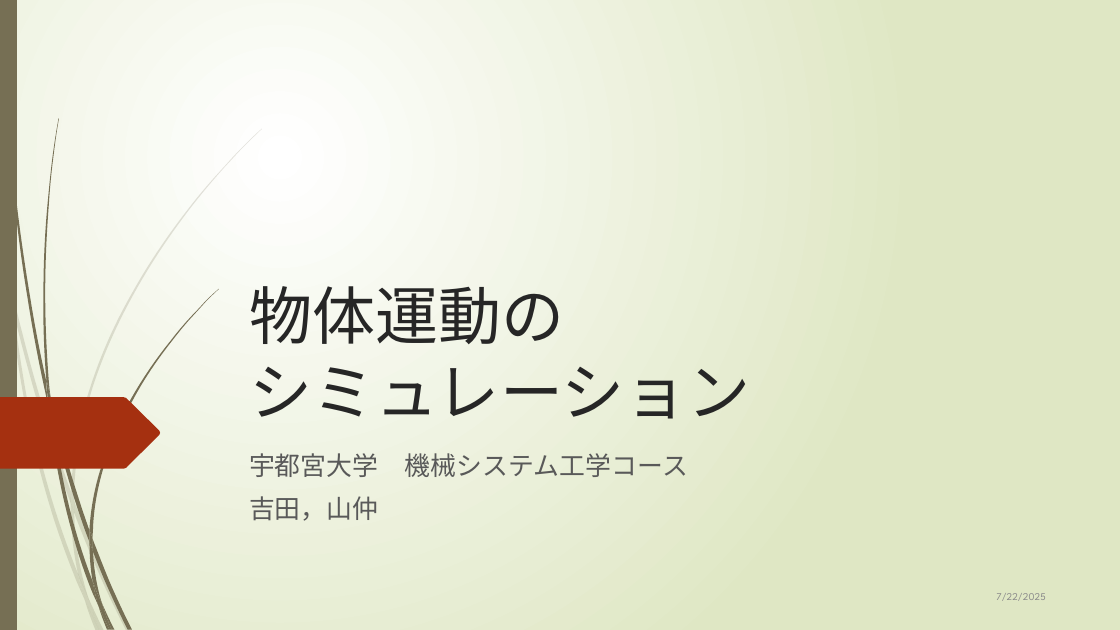
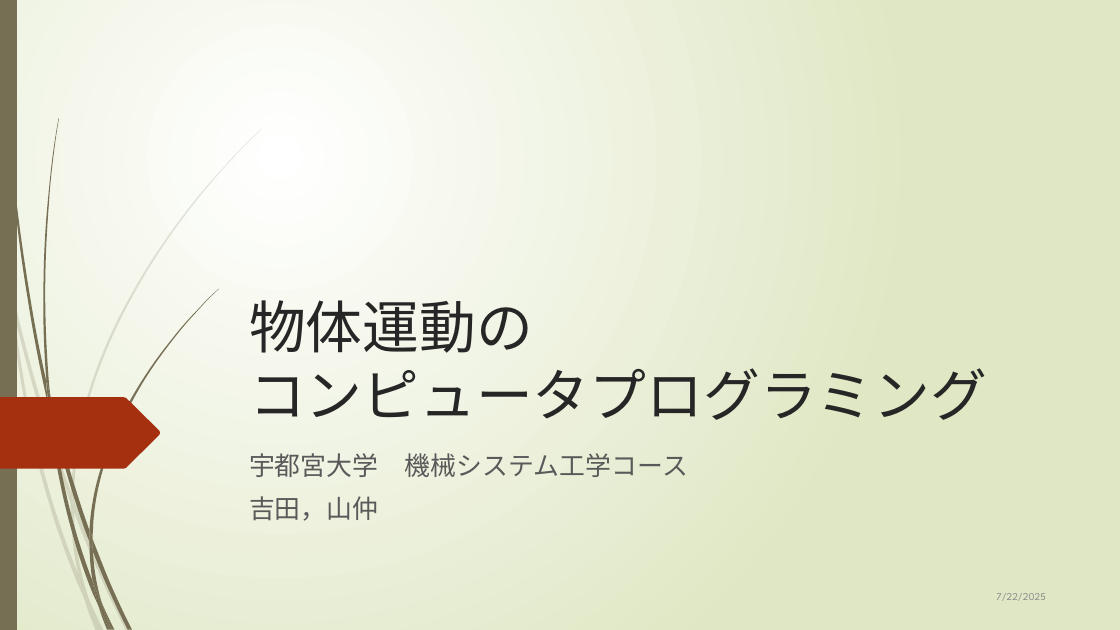
Before and after one commit to ktysd-lab/Outreach, a slide deck: slide 1 of docs/高校生へのメッセージ.pptx. Drawn at 1120x630 pixels with LibreOffice and Linux fonts; fonts in the diff are those of the drawing. Boxes give left, top, right and bottom in pixels: in the first picture for what was removed or moved away, otherwise in the second. Text is boxed around its words. In the diff, an @@ line names an element or a change of style, - is before the commit and + after.

```diff
--- a/docs/高校生へのメッセージ.pptx
+++ b/docs/高校生へのメッセージ.pptx
@@ title at box(249, 300, 533, 353): size 40.5 to 36.5 pt in "物体運動の" @@
@@ title at box(249, 368, 987, 420): text changed; size 40.5 to 36.5 pt @@
-シミュレーション
+コンピュータプログラミング
```
Also in this commit, not shown: 1 other slide changed, 2 other files.
